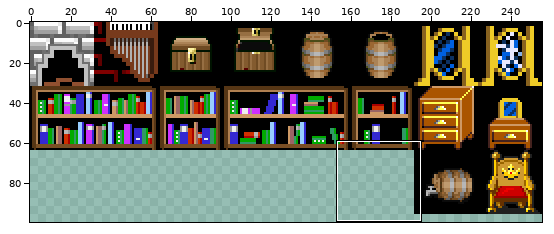
File history of a sprite sheet, graphics/furniture.gif. The picture above shows the old version from afar; the outline marks the close-up.
Close-up. As it was:
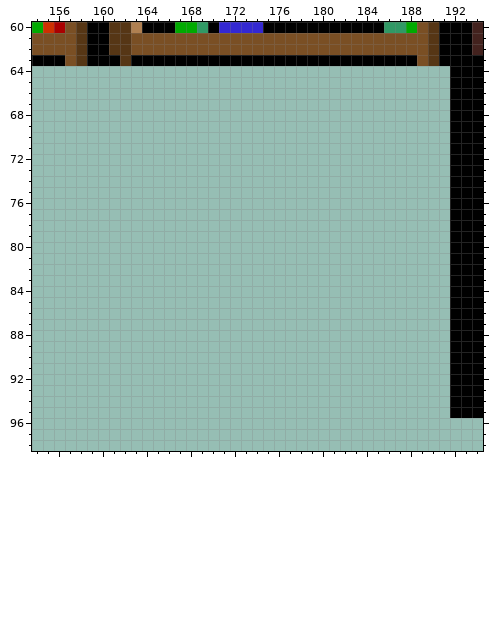
The file is 256x128 pixels. Colours within 5 levels of each other are drawn and written as one. Shown: x 154..194, y 60..98. The wide view leaves out empty margins.
Now the later version:
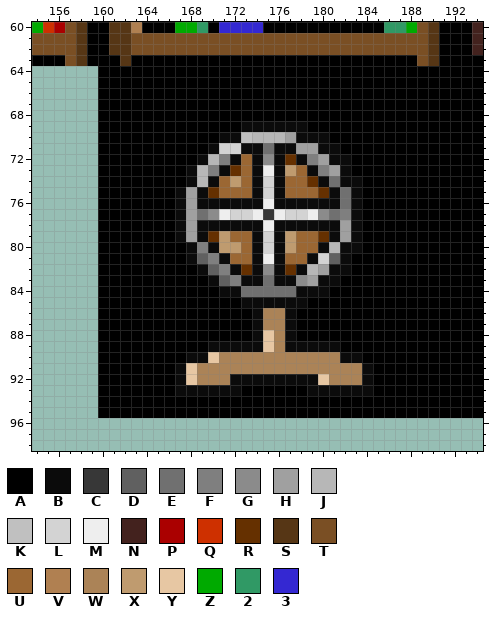
Palette (. is transparent): A #000000  B #0b0b0b  C #373737  D #606060  E #707070  F #7f7f7f  G #8b8b8b  H #a0a0a0  J #b7b7b7  K #c0c0c0  L #d3d3d3  M #eeeeee  N #43221e  P #aa0000  Q #ce3000  R #653000  S #563615  T #7a4f24  U #9b6733  V #b08051  W #ab8357  X #bf9b6f  Y #e7c7a3  Z #00aa00  2 #309965  3 #3428d2
From the commit log: added shield stand
Diff:
@@ x 154..194 @@
 63 AAATSAAASAAAAAAAAAAAAAAAAAAAAAAAAAATSAAAA
-64 ......................................AAA
-65 ......................................AAA
-66 ......................................AAA
-67 ......................................AAA
-68 ......................................AAA
-69 ......................................AAA
-70 ......................................AAA
-71 ......................................AAA
-72 ......................................AAA
-73 ......................................AAA
-74 ......................................AAA
-75 ......................................AAA
-76 ......................................AAA
-77 ......................................AAA
-78 ......................................AAA
-79 ......................................AAA
-80 ......................................AAA
-81 ......................................AAA
-82 ......................................AAA
-83 ......................................AAA
-84 ......................................AAA
-85 ......................................AAA
-86 ......................................AAA
-87 ......................................AAA
-88 ......................................AAA
-89 ......................................AAA
-90 ......................................AAA
-91 ......................................AAA
-92 ......................................AAA
-93 ......................................AAA
-94 ......................................AAA
-95 ......................................AAA
+64 ......AAAAAAAAAAAAAAAAAAAAAAAAAAAAAAAAAAA
+65 ......AAAAAAAAAAAAAAAAAAAAAAAAAAAAAAAAAAA
+66 ......AAAAAAAAAAAAAAAAAAAAAAAAAAAAAAAAAAA
+67 ......AAAAAAAAAAAAAAAAAAAAAAAAAAAAAAAAAAA
+68 ......AAAAAAAAAAAAAAAAAAAAAAAAAAAAAAAAAAA
+69 ......AAAAAAAAAAAAABBBBBBAAAAAAAAAAAAAAAA
+70 ......AAAAAAAAAAABBKJJJHBBBAAAAAAAAAAAAAA
+71 ......AAAAAAAAAABLLBBEBBHHBBAAAAAAAAAAAAA
+72 ......AAAAAAAAABJFBUBGBRBFHBBAAAAAAAAAAAA
+73 ......AAAAAAAABJFBRUBMBXUBFHBAAAAAAAAAAAA
+74 ......AAAAAAAABJBUXUBLBUURBEBBAAAAAAAAAAA
+75 ......AAAAAAABHBRUUUBLBUUURBEBAAAAAAAAAAA
+76 ......AAAAAAABHBBBBBBMBBBBBBEBAAAAAAAAAAA
+77 ......AAAAAAABHEGMLLMCMLLMGEFBAAAAAAAAAAA
+78 ......AAAAAAABHBBBBBBMBBBBBBHBAAAAAAAAAAA
+79 ......AAAAAAABHBRXUUBLBXUURBHBAAAAAAAAAAA
+80 ......AAAAAAAABFBXXUBLBXUUBJBBAAAAAAAAAAA
+81 ......AAAAAAAABDFBUUBMBUUBLDBAAAAAAAAAAAA
+82 ......AAAAAAAAABDFBRBGBRBJHBBAAAAAAAAAAAA
+83 ......AAAAAAAAAABDFBBEBBGHBBAAAAAAAAAAAAA
+84 ......AAAAAAAAAAABBEEEEEBBBAAAAAAAAAAAAAA
+85 ......AAAAAAAAAAAAABBBBBBAAAAAAAAAAAAAAAA
+86 ......AAAAAAAAAAAAAABWWBAAAAAAAAAAAAAAAAA
+87 ......AAAAAAAAAAAAAABWWBAAAAAAAAAAAAAAAAA
+88 ......AAAAAAAAAAAAAABYWBAAAAAAAAAAAAAAAAA
+89 ......AAAAAAAAAABBBBBYWBBBBBAAAAAAAAAAAAA
+90 ......AAAAAAAABBYWWWWWWWWWWWBBAAAAAAAAAAA
+91 ......AAAAAAABYWWWWWWWWWWWWWWWBAAAAAAAAAA
+92 ......AAAAAAABYWWWBBBBBBBBYWWWBAAAAAAAAAA
+93 ......AAAAAAABBBBBBAAAAAABBBBBBAAAAAAAAAA
+94 ......AAAAAAAAAAAAAAAAAAAAAAAAAAAAAAAAAAA
+95 ......AAAAAAAAAAAAAAAAAAAAAAAAAAAAAAAAAAA
 96 .........................................
Boxes around the changes in both close-ups, in picture pixels (x1, y1, x2, y2):
added: (98, 66, 450, 418)
